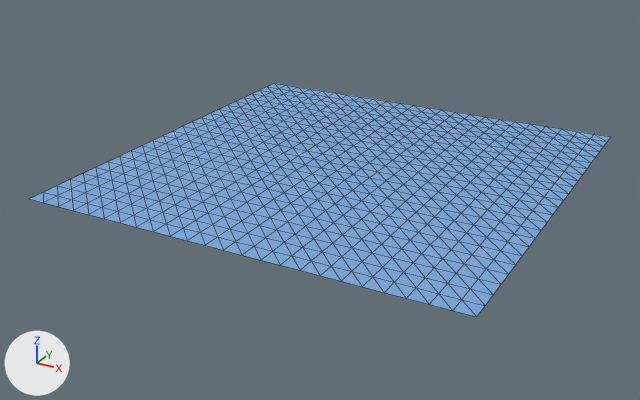
Before and after pictures for a commit that changed the glTF model assets/models/water-swell-48-lite.glb.
Camera for both pictures: a camera (50 mm lens) standing at (676.0, -1323.0, 582.0) and looking at (-28.0, -44.0, -57.0). Arrows for +X, +Y and +Z are at lower left; the lights stay in place. The older version comes first. Mesh edges are drawn as thin lines.

The first picture shows 'SwellLite'.
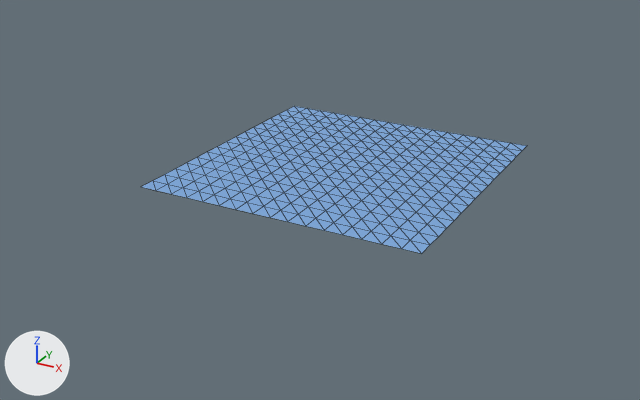
Changed parts and their boxes (x1, y1, x2, y2) in the pictures (640 x 400 px):
'SwellLite', reshaped (34% narrower, 37% shorter): before (30, 83, 610, 317); after (142, 106, 526, 254)
part 1 of me_swelllite, deleted (blue): before (30, 83, 610, 317)

The edits, one by one:
me_swelllite is used by ob_swelllite; location (0.0, 0.0, 0.0).
me_swelllite had 625 vertices, 1152 faces and spanned x -384.0..384.0, y -384.0..384.0, z 0.0.
me_swelllite now has 289 vertices, 512 faces and spans x -256.0..256.0, y -256.0..256.0, z 0.0.
me_swelllite part 1: 336 vertices removed from x -384.0..384.0, y -384.0..384.0, z 0.0.
